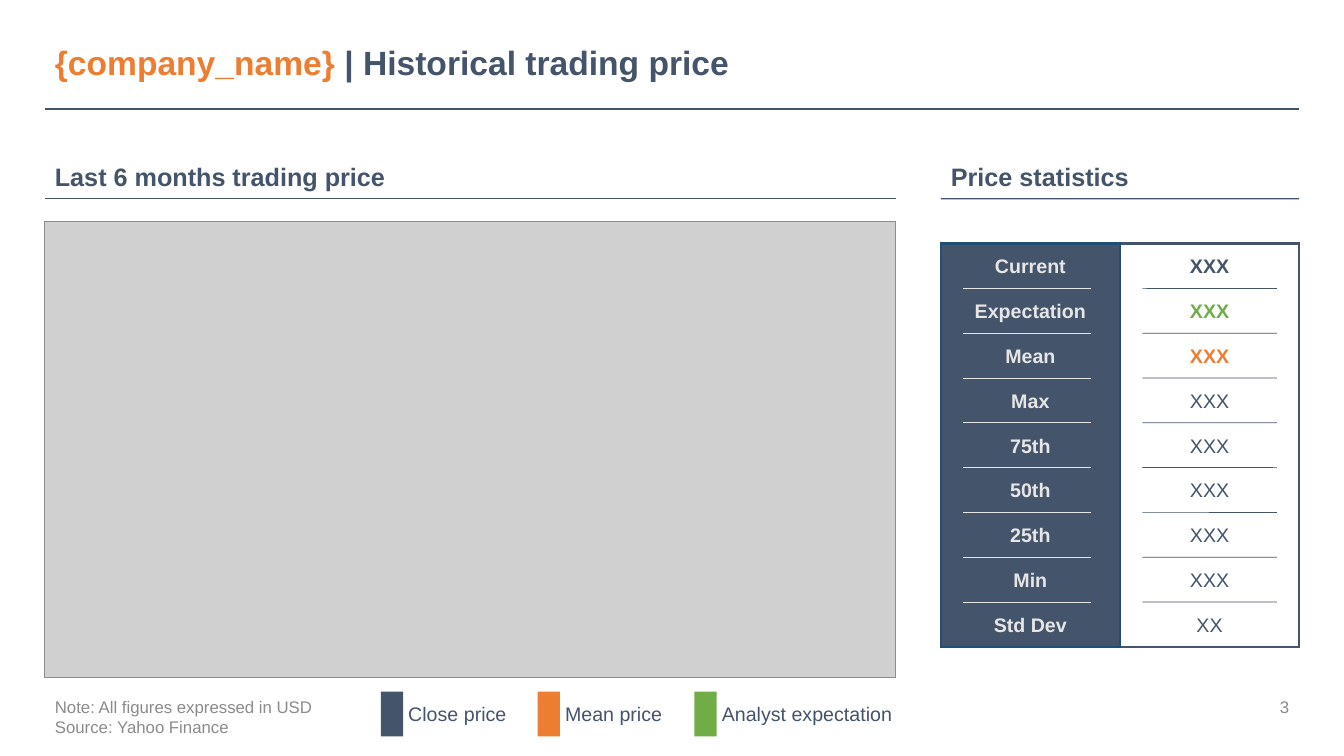
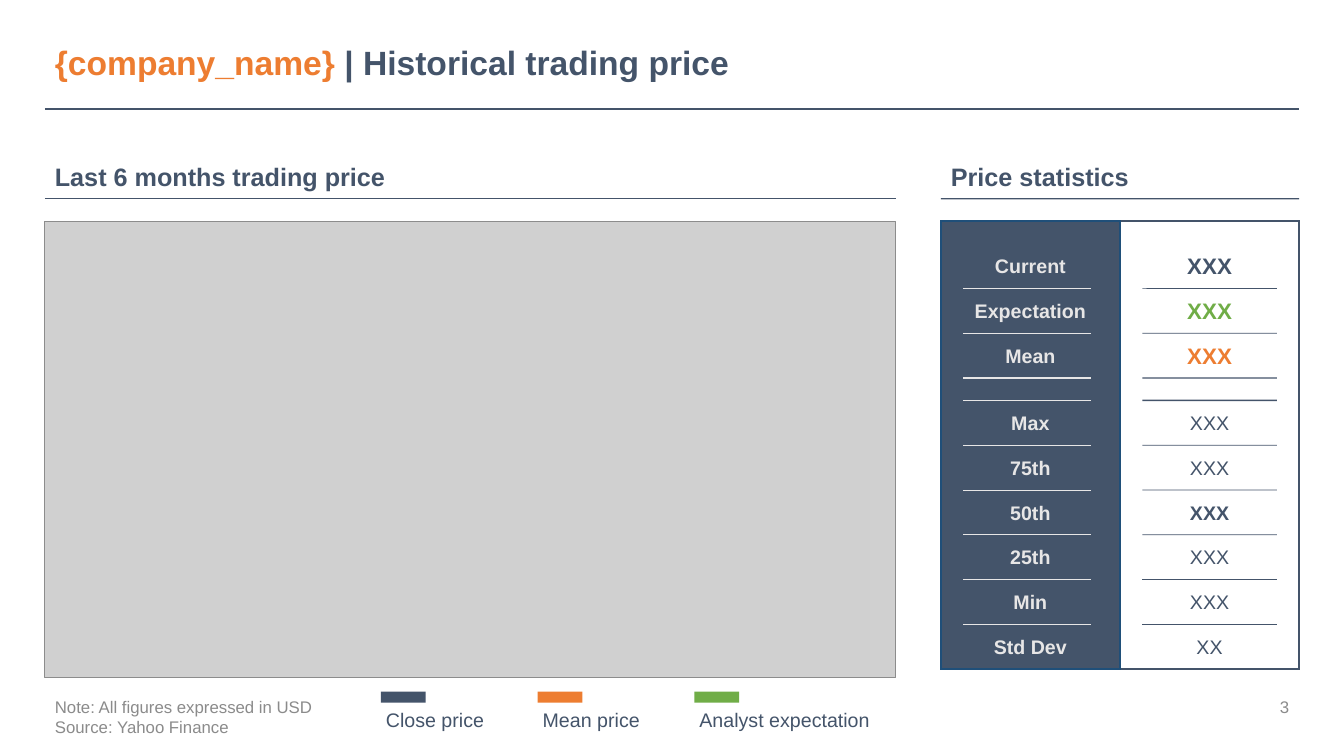
Before and after one commit to giovanni-mattei/company-profile-automation, a slide deck: slide 3 of templates/deck.pptx. Drawn at 1344x756 pixels with LibreOffice and Linux fonts; fonts in the diff are those of the drawing; grey boxes stand for pictures. Boxes give left, top, right and bottom in pixels: in the first picture for what was removed or moved away, otherwise in the second. Text is boxed around its words. In the diff, an @@ line names an element or a change of style, - is before the commit and + after.

```diff
--- a/templates/deck.pptx
+++ b/templates/deck.pptx
@@ rectangle: place and size @@
-rectangle at (941,244,1120,647)
+rectangle at (941,221,1120,668)
@@ rectangle: place and size @@
-rectangle at (1120,244,1300,647)
+rectangle at (1120,221,1300,668)
@@ size 14 to 16 pt in 3 elements at (1187,348,1232,364), (1187,258,1232,274), (1187,303,1232,319) @@
@@ line (1142, 378) - (1277, 378): stroke #44546A 0.5 pt to #44546A 1 pt @@
@@ line added from (964, 400) to (1092, 400), #E7E6E6 1 pt @@
@@ line added from (1142, 400) to (1277, 400), #44546A 1 pt @@
@@ text "75th": place and size @@
-text "75th" at (1010,439,1050,453)
+text "75th" at (1010,461,1050,475)
@@ 4 lines, 2 texts: place and size @@
-4 lines, 2 texts at (964,468,1277,542)
+4 lines, 2 texts at (964,446,1277,520)
@@ text "XXX" at (1190,506,1229,520): bold on @@
@@ text "25th": place and size @@
-text "25th" at (1010,528,1050,542)
+text "25th" at (1010,550,1050,564)
@@ line moved from (964, 422) - (1092, 422) to (964, 535) - (1092, 535) @@
@@ text "XXX": place and size @@
-text "XXX" at (1190,573,1229,587)
+text "XXX" at (1190,550,1229,564)
@@ line moved from (1142, 422) - (1277, 422) to (1142, 535) - (1277, 535) @@
@@ text "XXX": place and size @@
-text "XXX" at (1190,439,1229,453)
+text "XXX" at (1190,595,1229,609)
@@ 6 texts, 4 lines: place and size @@
-6 texts, 4 lines at (964,394,1277,632)
+6 texts, 4 lines at (964,416,1277,654)
@@ text "Close price": place and size @@
-text "Close price" at (408,706,507,725)
+text "Close price" at (386,712,484,731)
@@ rectangle: place and size @@
-rectangle at (381,692,403,736)
+rectangle at (381,692,425,703)
@@ vertical alignment middle to bottom in 3 elements at (699,712,869,731), (386,712,484,731), (543,712,640,731) @@
@@ text "Mean price": place and size @@
-text "Mean price" at (565,707,663,725)
+text "Mean price" at (543,712,640,731)
@@ rectangle: place and size @@
-rectangle at (537,692,560,736)
+rectangle at (537,692,582,703)
@@ text "Analyst expectation": place and size @@
-text "Analyst expectation" at (722,706,892,725)
+text "Analyst expectation" at (699,712,869,731)
@@ rectangle: place and size @@
-rectangle at (695,692,717,736)
+rectangle at (695,692,739,703)
```
Also in this commit, not shown: 2 other slides changed, 12 other files.
